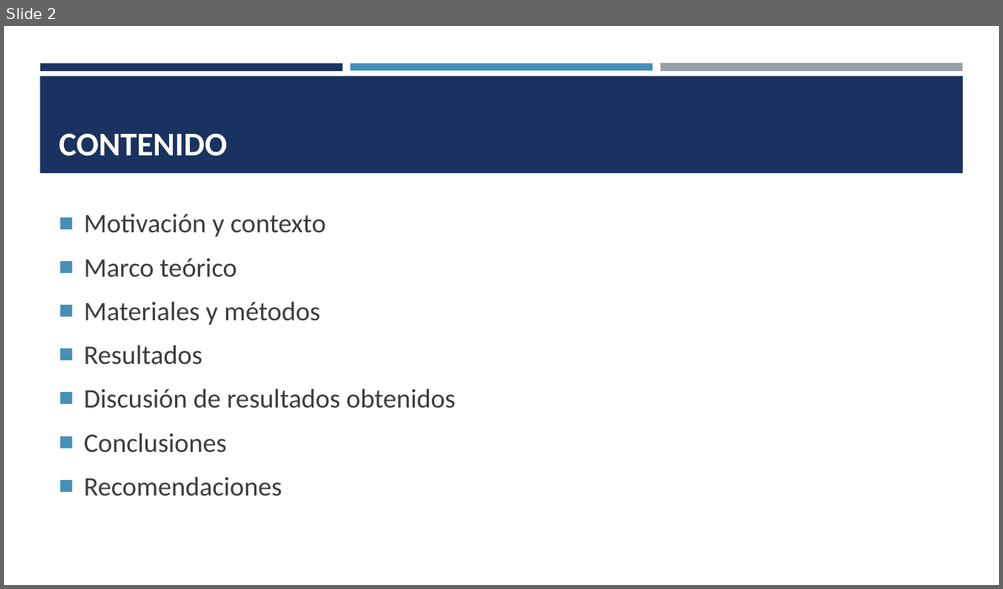
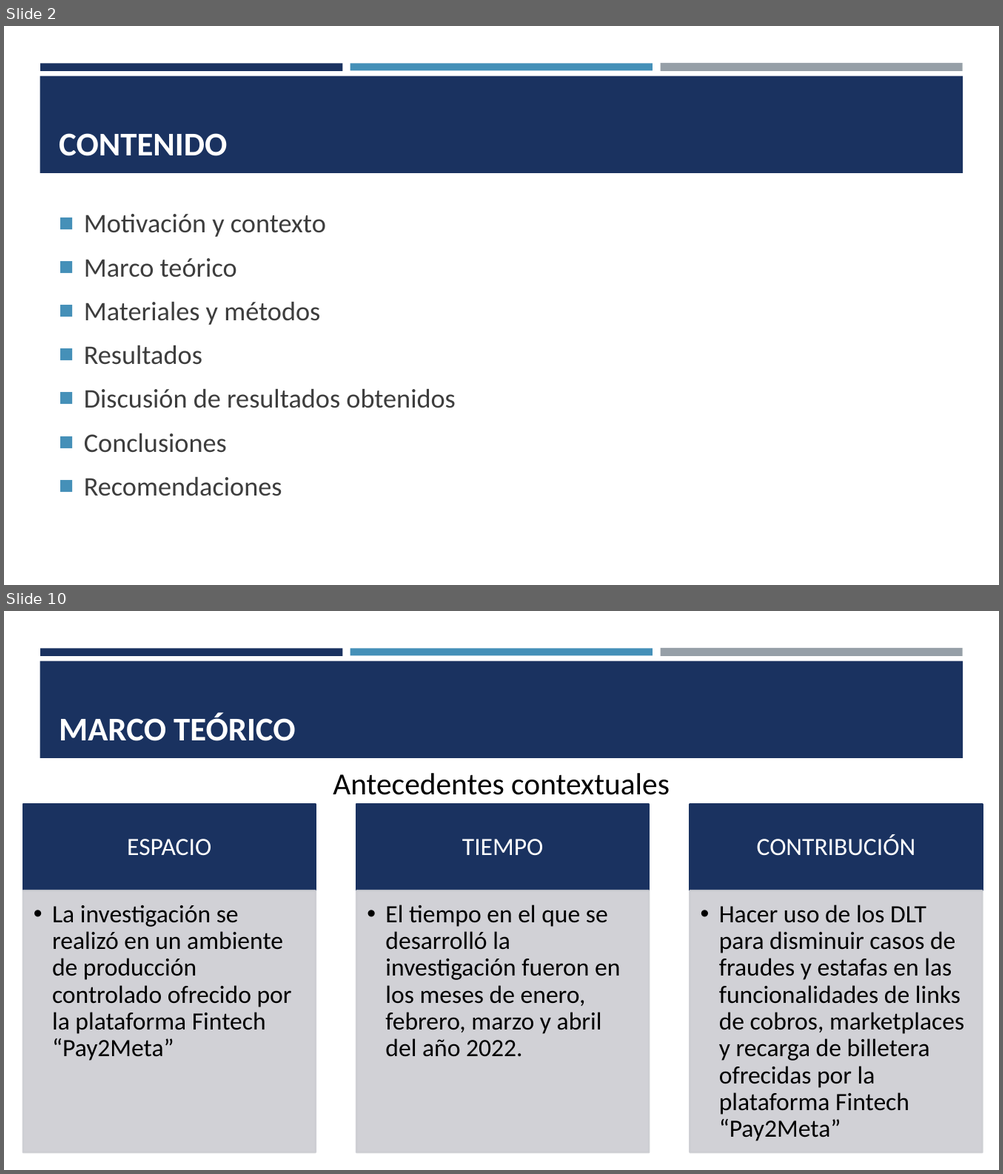
Before and after one commit to jfnando3030/Maestria-de-Sofware, a slide deck: Tesis/Diapositivas tesis.pptx. Shown one above the other, each under a label of ours: slide 2 before the commit, slides 2 and 10 after it; the slides between them are not shown. The pictures are 1003x589 and 1003x1174 pixels, drawn with LibreOffice and Linux fonts; fonts in the diff are those of the drawing. Boxes give left, top, right and bottom in pixels: in the first picture for what was removed or moved away, otherwise in the second. Text is boxed around its words. In the diff, an @@ line names an element or a change of style, - is before the commit and + after.

```diff
--- a/Tesis/Diapositivas tesis.pptx
+++ b/Tesis/Diapositivas tesis.pptx
@@ slide 10 added at (4,611,999,1170), background #FFFFFF; not listed: 4 template elements that a slide beside it also shows @@
@@ title added at (59,712,295,741), 32 pt, text #FFFFFF, bold @@
+MARCO TEÓRICO
@@ text added at (333,773,669,795), 29.6 pt, text #000000 @@
+Antecedentes contextuales
@@ group added at (23,804,982,1153): 6 rectangles, 6 texts @@
+ESPACIO
+  • La investigación se realizó en un ambiente de producción controlado ofrecido por la plataforma Fintech “Pay2Meta”
+TIEMPO
+  • El tiempo en el que se desarrolló la investigación fueron en los meses de enero, febrero, marzo y abril del año 2022.
+CONTRIBUCIÓN
+  • Hacer uso de los DLT para disminuir casos de fraudes y estafas en las funcionalidades de links de cobros, marketplaces y recarga de billetera ofrecidas por la plataforma Fintech “Pay2Meta”
```
Also in this commit, not shown: 6 slides changed, 6 other slides added, 2 other files.
